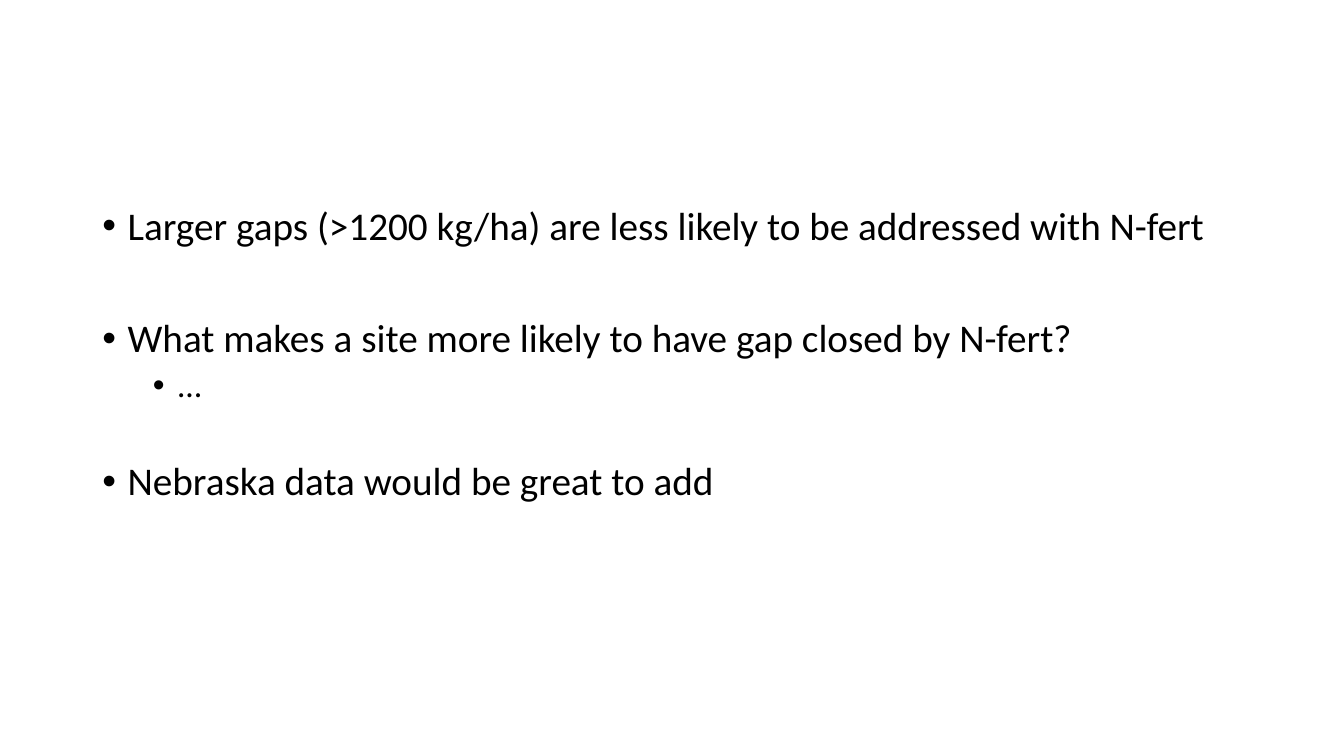
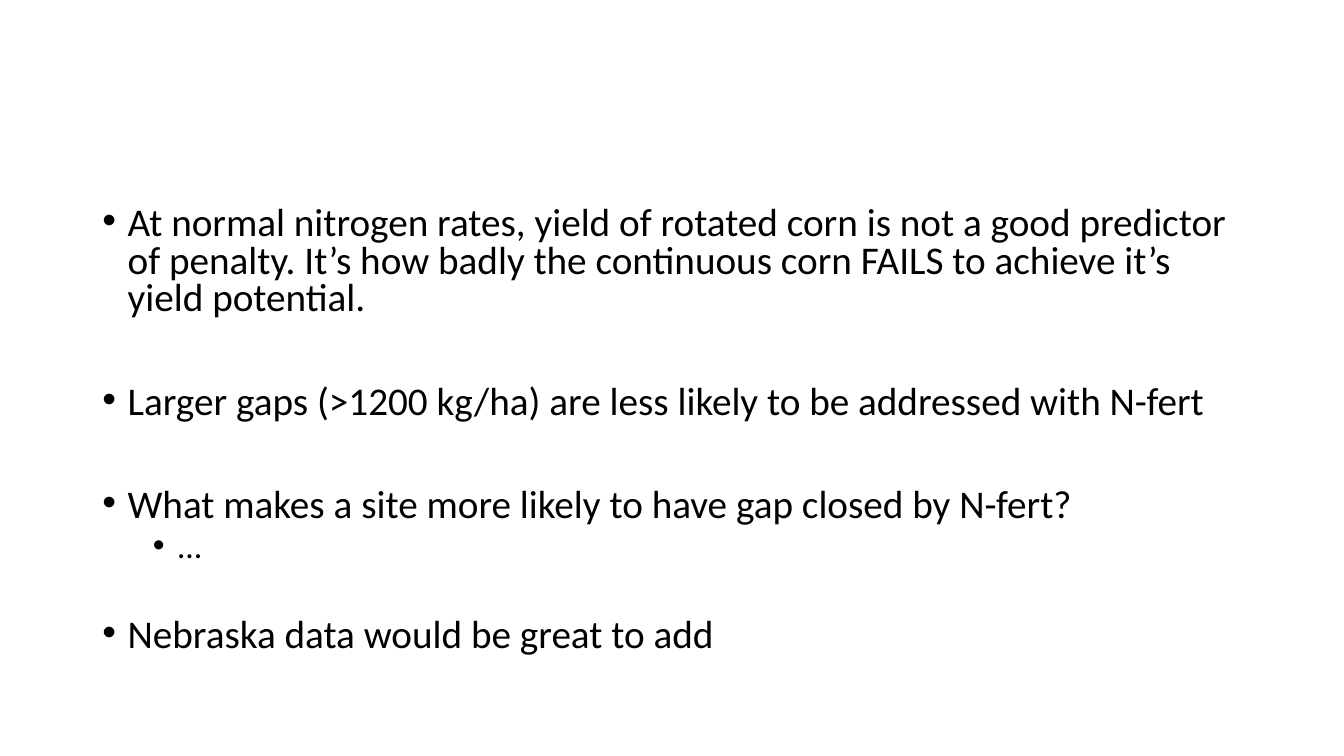
Before and after one commit to vanichols/ghproj_ccgap, a slide deck: slide 14 of talks/2021-03-24-Mike-Sot-mtg.pptx (slide 13 before the commit). Drawn at 1344x756 pixels with LibreOffice and Linux fonts; fonts in the diff are those of the drawing. Boxes give left, top, right and bottom in pixels: in the first picture for what was removed or moved away, otherwise in the second. Text is boxed around its words. In the diff, an @@ line names an element or a change of style, - is before the commit and + after.

```diff
--- a/talks/2021-03-24-Mike-Sot-mtg.pptx
+++ b/talks/2021-03-24-Mike-Sot-mtg.pptx
@@ text at (128, 208, 1226, 318): paragraph added @@
+• At normal nitrogen rates, yield of rotated corn is not a good predictor of penalty. It’s how badly the continuous corn FAILS to achieve it’s yield potential.
@@ text at (128, 386, 1204, 655): line spacing 0.9 to 0.8 @@
```
Also in this commit, not shown: 1 slide added, 1 other file.
